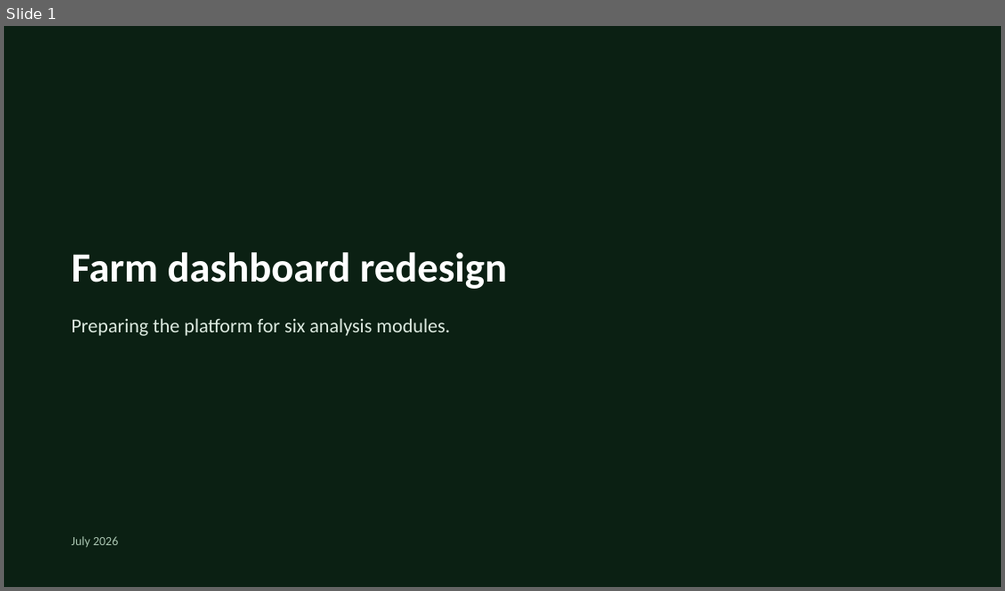
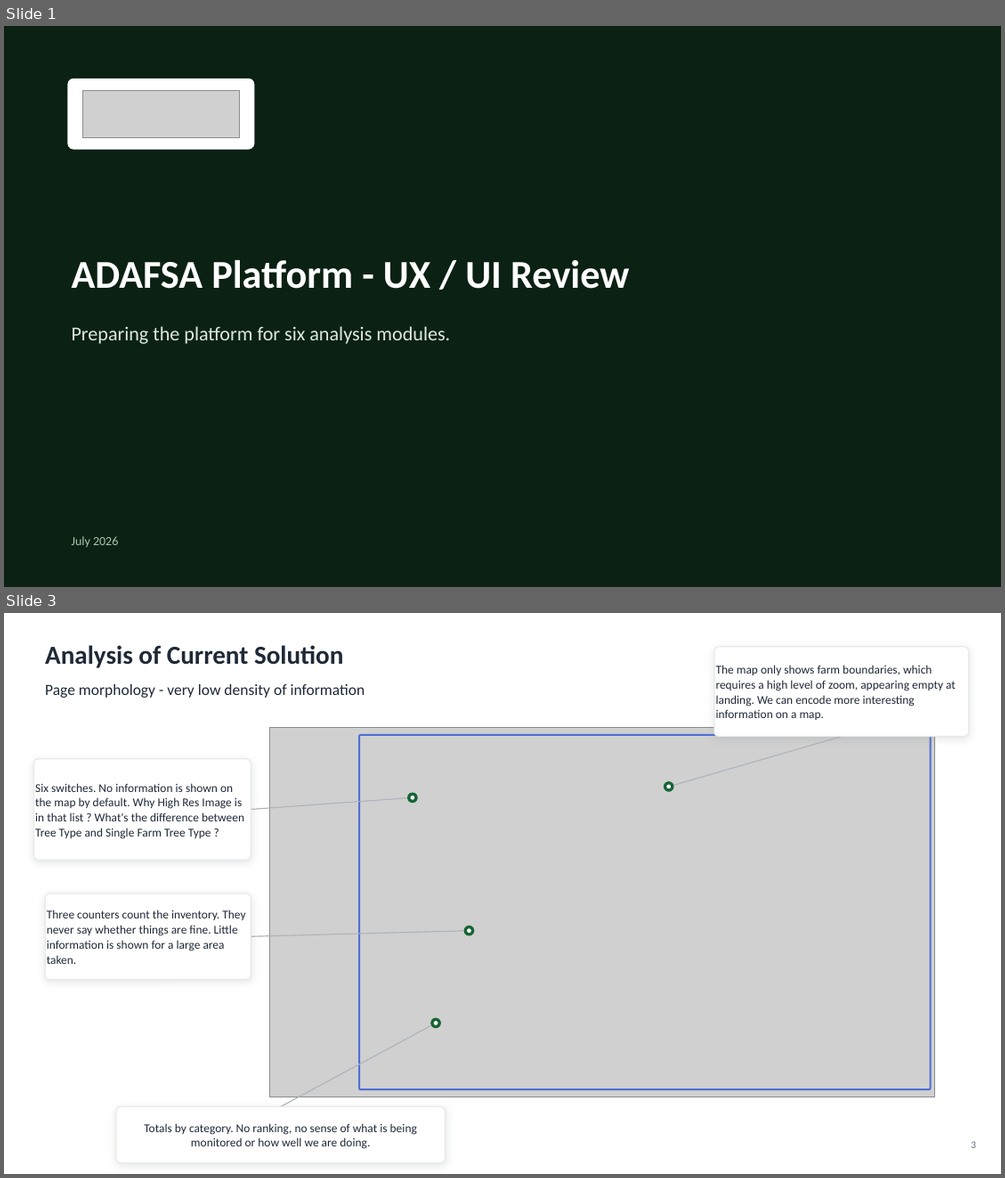
Before and after one commit to romainbigare/adafsa-mockup, a slide deck: presentation/adafsa-redesign-draft.pptx. Shown one above the other, each under a label of ours: slide 1 before the commit, slides 1 and 3 after it; the slides between them are not shown. The pictures are 1005x591 and 1005x1178 pixels, drawn with LibreOffice and Linux fonts; fonts in the diff are those of the drawing; grey boxes stand for pictures; background and template pictures are left out. Boxes give left, top, right and bottom in pixels: in the first picture for what was removed or moved away, otherwise in the second. Text is boxed around its words. In the diff, an @@ line names an element or a change of style, - is before the commit and + after.

```diff
--- a/presentation/adafsa-redesign-draft.pptx
+++ b/presentation/adafsa-redesign-draft.pptx
@@ slide 3 added at (4,613,1001,1174), background #FFFFFF @@
@@ text added at (45,645,344,668), 25 pt, text #1F2937, bold @@
+Analysis of Current Solution
@@ rounded rectangle added at (714,647,969,737), fill #FFFFFF, outline #E8EAE6 1 pt, 11.5 pt, text #1F2937 @@
+The map only shows farm boundaries, which requires a high level of zoom, appearing empty at landing. We can encode more interesting information on a map.
@@ text added at (45,684,365,698), 15 pt, text #1F2937 @@
+Page morphology - very low density of information
@@ picture added at (269,728,935,1097) @@
@@ rounded rectangle added at (359,735,930,1089), outline #4F6FD6 1.75 pt @@
@@ line added from (841, 737) to (669, 787), #AEB4BC 1 pt @@
@@ rounded rectangle added at (34,759,251,860), fill #FFFFFF, outline #E8EAE6 1 pt, 11.5 pt, text #1F2937 @@
+Six switches. No information is shown on the map by default. Why High Res Image is in that list ? What's the difference between Tree Type and Single Farm Tree Type ?
@@ line added from (251, 809) to (413, 798), #AEB4BC 1 pt @@
@@ ellipse added at (407,793,418,803), fill #166534 @@
@@ ellipse added at (411,795,415,800), fill #FFFFFF @@
@@ ellipse added at (663,781,674,792), fill #166534 @@
@@ ellipse added at (666,784,671,788), fill #FFFFFF @@
@@ rounded rectangle added at (45,893,251,980), fill #FFFFFF, outline #E8EAE6 1 pt, 11.5 pt, text #1F2937 @@
+Three counters count the inventory. They never say whether things are fine. Little information is shown for a large area taken.
@@ line added from (251, 937) to (469, 931), #AEB4BC 1 pt @@
@@ ellipse added at (464,925,474,936), fill #166534 @@
@@ ellipse added at (467,929,471,933), fill #FFFFFF @@
@@ line added from (281, 1107) to (437, 1022), #AEB4BC 1 pt @@
@@ ellipse added at (431,1018,442,1028), fill #166534 @@
@@ ellipse added at (434,1021,438,1025), fill #FFFFFF @@
@@ rounded rectangle added at (116,1107,445,1163), fill #FFFFFF, outline #E8EAE6 1 pt, 11.5 pt, text #1F2937 @@
+Totals by category. No ranking, no sense of what is being monitored or how well we are doing.
@@ text added at (971,1141,976,1148), 10 pt, text #6B7280 @@
+3
@@ slide 1 changed as well @@
@@ rectangle at (4,26,1001,587): fill #0B1F12 at 84% opacity to #0B1F12 at 78% opacity @@
@@ rounded rectangle added at (67,79,254,150), fill #FFFFFF @@
@@ picture added at (82,90,240,137) @@
@@ text removed at (72,252,507,289) @@
-Farm dashboard redesign
@@ text added at (72,260,629,289), 38 pt, text #FFFFFF, bold @@
+ADAFSA Platform - UX / UI Review
@@ text "Preparing the platform for six ...": place and size @@
-text "Preparing the platform for six ..." at (72,318,450,336)
+text "Preparing the platform for six ..." at (72,326,450,344)
```
Also in this commit, not shown: 2 other slides changed, 11 other slides added, 9 slides removed, 17 other files.
